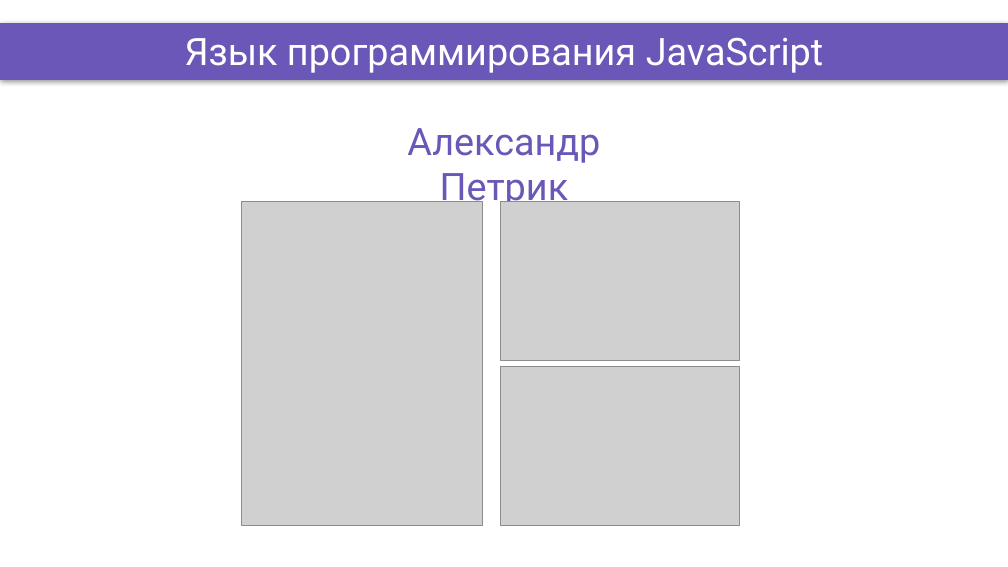
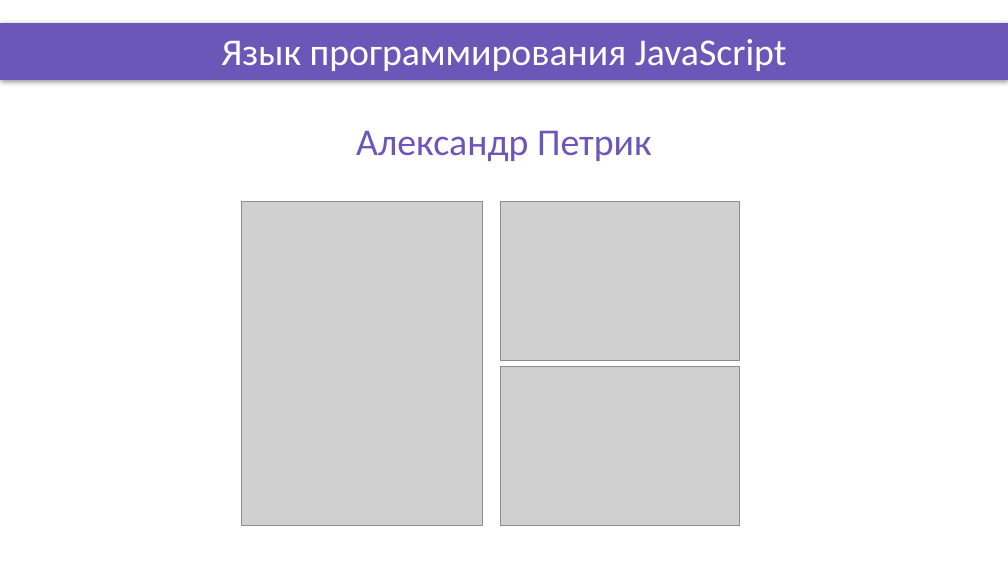
Before and after one commit to DinamickaDevelopment/Ignite-1, a slide deck: slide 2 of 001_JavaScript/001_lesson/Presentation/Object+Array.pptx. Drawn at 1008x567 pixels with LibreOffice and Linux fonts; fonts in the diff are those of the drawing; grey boxes stand for pictures; background and template pictures are left out. Boxes give left, top, right and bottom in pixels: in the first picture for what was removed or moved away, otherwise in the second. Text is boxed around its words. In the diff, an @@ line names an element or a change of style, - is before the commit and + after.

```diff
--- a/001_JavaScript/001_lesson/Presentation/Object+Array.pptx
+++ b/001_JavaScript/001_lesson/Presentation/Object+Array.pptx
@@ title "Язык программирования JavaScript" at [221, 39, 787, 71]: font Roboto to Calibri @@
@@ text "Александр Петрик" at [356, 130, 652, 161]: font Roboto to Calibri @@
```
Also in this commit, not shown: 5 other slides changed, 9 other files.
